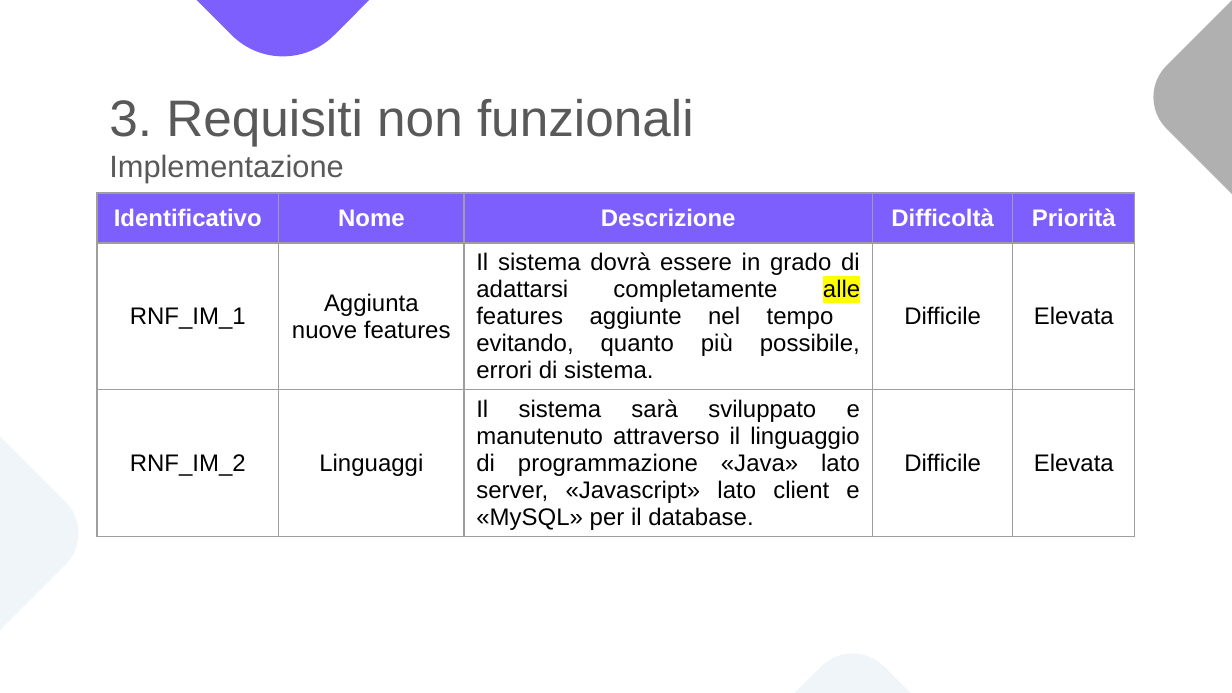
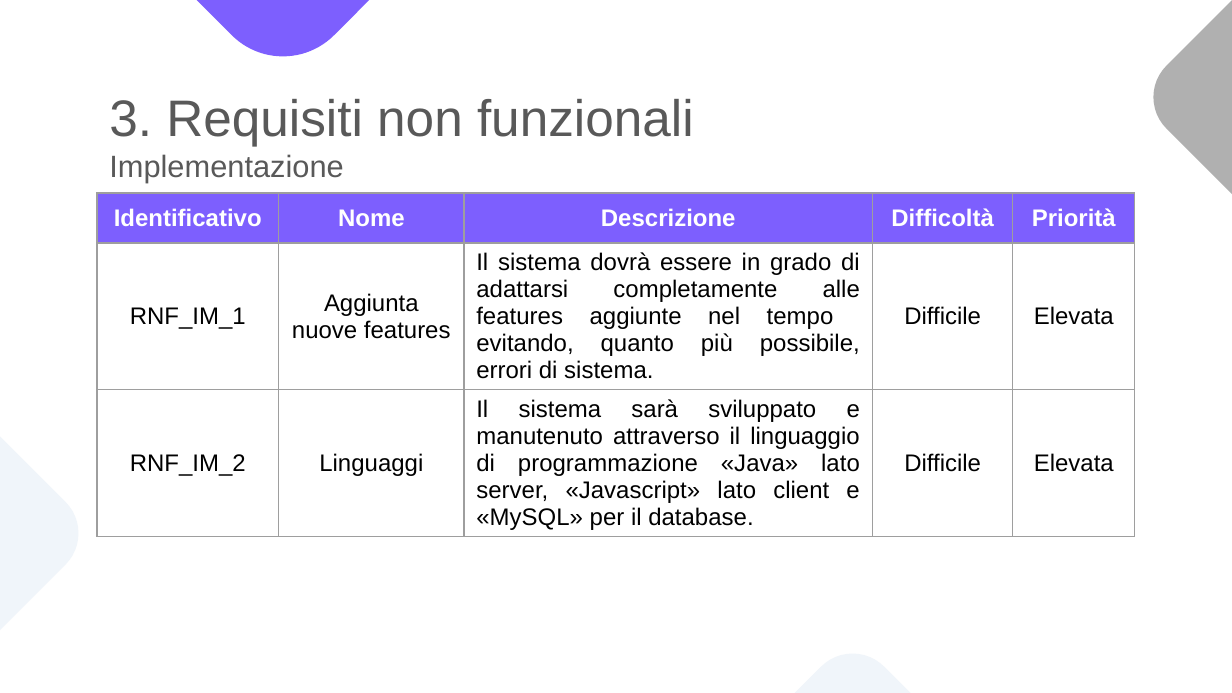
Before and after one commit to notjuary/Bookster_Classe03, a slide deck: slide 22 of DOC/Presentazione.pptx. Drawn at 1232x693 pixels with LibreOffice and Linux fonts; fonts in the diff are those of the drawing. Boxes give left, top, right and bottom in pixels: in the first picture for what was removed or moved away, otherwise in the second. Text is boxed around its words. In the diff, an @@ line names an element or a change of style, - is before the commit and + after.

```diff
--- a/DOC/Presentazione.pptx
+++ b/DOC/Presentazione.pptx
@@ table at <box>97,193,1136,556</box> @@
@@ highlight #FFFF00 to none in "alle" @@
```
Also in this commit, not shown: 7 other slides changed.
